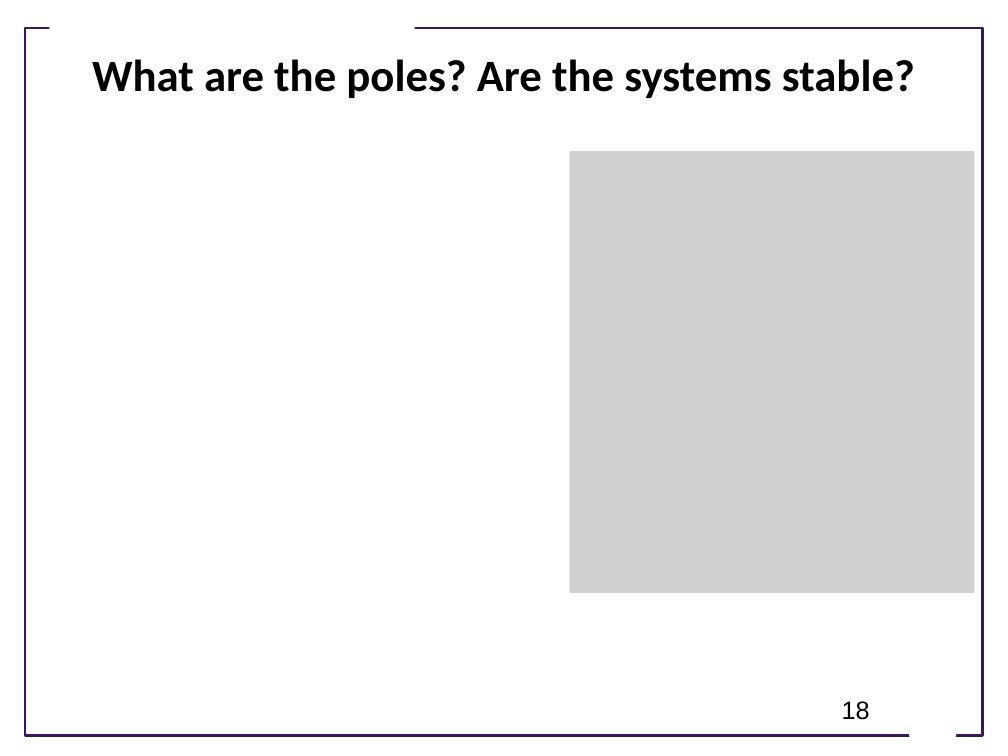
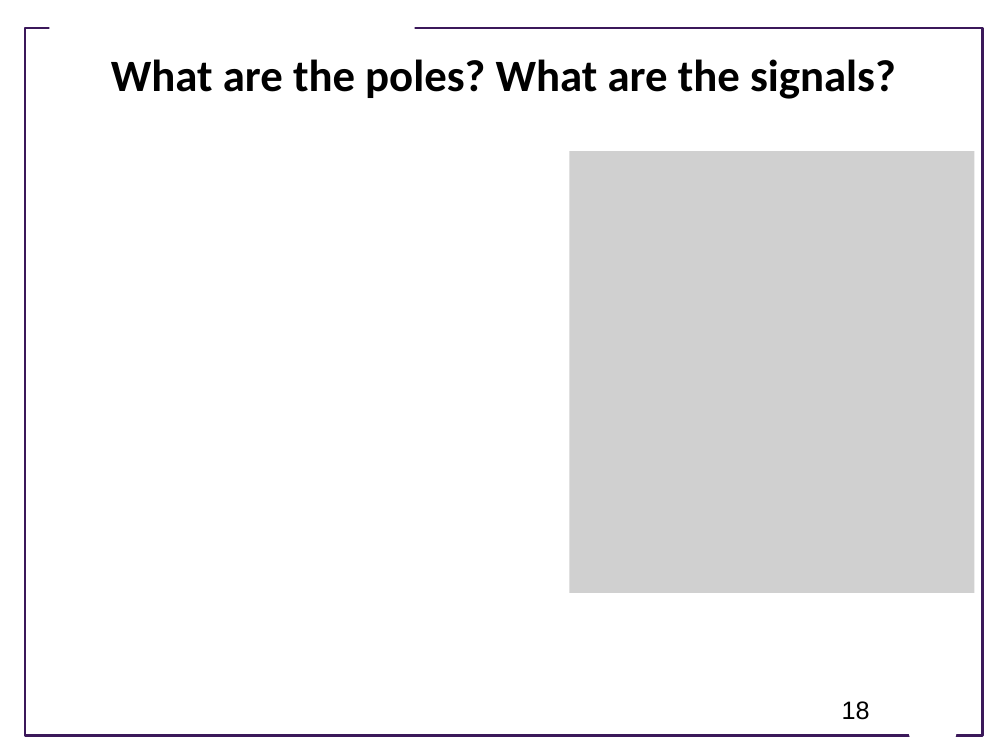
Before and after one commit to joseph-hellerstein/advanced-controls-lectures, a slide deck: slide 18 of lectures/lecture_09-linear_time_invariant_systems/linear_time_invariant_systems.pptx. Drawn at 1008x756 pixels with LibreOffice and Linux fonts; fonts in the diff are those of the drawing; grey boxes stand for pictures; background and template pictures are left out. Boxes give left, top, right and bottom in pixels: in the first picture for what was removed or moved away, otherwise in the second. Text is boxed around its words. In the diff, an @@ line names an element or a change of style, - is before the commit and + after.

```diff
--- a/lectures/lecture_09-linear_time_invariant_systems/linear_time_invariant_systems.pptx
+++ b/lectures/lecture_09-linear_time_invariant_systems/linear_time_invariant_systems.pptx
@@ title at (111, 59, 896, 99): text changed @@
-What are the poles? Are the systems stable?
+What are the poles? What are the signals?
```
Also in this commit, not shown: 9 other slides changed, 2 slides added, 1 other file.
